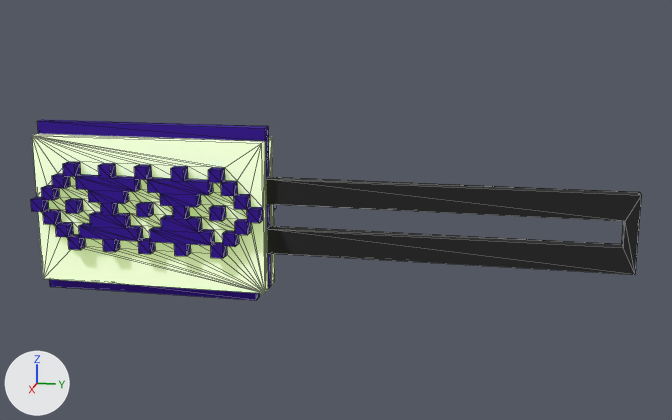
Before and after pictures for a commit that changed the glTF model public/buildings/smallSign/oooSign.glb.
Before and after are seen from a 50 mm lens placed at (9.66, -0.87, 11.9), pointed at (2.72, -2.26, 10.16). Lighting does not change. The marker at lower left points along +X, +Y and +Z. Mesh edges are drawn as thin lines. Where no turn or scale is listed for an object, it has been applied to the vertices. Vertices at the same position are counted once.

Names of what the first picture shows: 'ObjObject'.
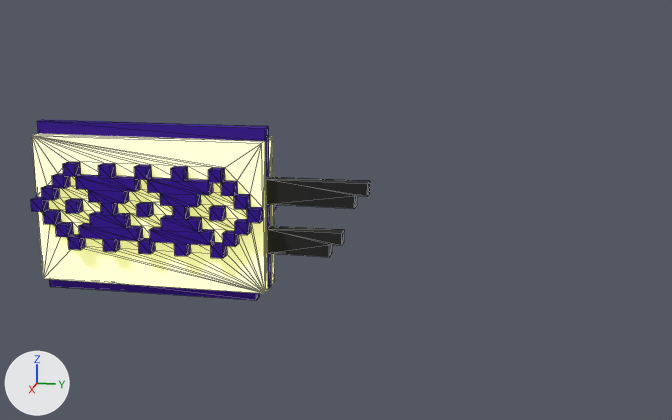
The newer file is also turned or shifted as a whole; pictures and numbers use the older file's frame.

The change, as a list of edits to the scene's bpy script:
```text
Add mat_kuning:
    mat_kuning = principled_material('kuning')
    mat_kuning.base_color = (1.0, 1.0, 1.0)  # white #ffffff
    mat_kuning.metallic = 1.0
    mat_kuning.roughness = 1.0
    mat_kuning.emission_color = (0.571, 0.578, 0.0545)  # yellow #c7c842
    mat_kuning.emission_strength = 1.0
Change me_objobject:
    used by ob_objobject; location = (0.0, 0.0, 0.0)
    remove me_objobject.from_pydata(...)  # 490 vertices, 1060 faces; spans x 2.5..3.0, y -4.7..0.0, z 9.4..10.8
    add me_objobject.from_pydata(...)  # 498 vertices, 1072 faces; spans x 2.5..3.0, y -4.7..-2.0, z 9.4..10.8
    me_objobject part 1
    8 vertices are removed from x 2.7..2.8, y -0.1..0.0, z 9.8..10.4
    24 faces are deleted
    8 vertices are added at x 2.7, y -2.3..-2.0, z 9.8..10.4
    8 new vertices lie (0.1, 0.0, 0.0) away from vertices in x 2.7, y -2.3..-2.0, z 9.8..10.4
    36 new faces join them, mat_palette (picture img_dvd_sign)
    remove me_objobject.materials.append(mat_material_001)  # white #ffffff
    add me_objobject.materials.append(mat_kuning)  # white #ffffff
```

What differs and where, as boxes [x1, y1, x2, y2] in the pictures (672 x 420 px; the box of a moved part takes in the faces that stretch with it):
'ObjObject', reshaped (44% narrower): before [31, 120, 641, 300]; after [31, 120, 370, 300]
part 1 of me_objobject, moved or reshaped: before [266, 177, 641, 275]; after [266, 177, 370, 257]
